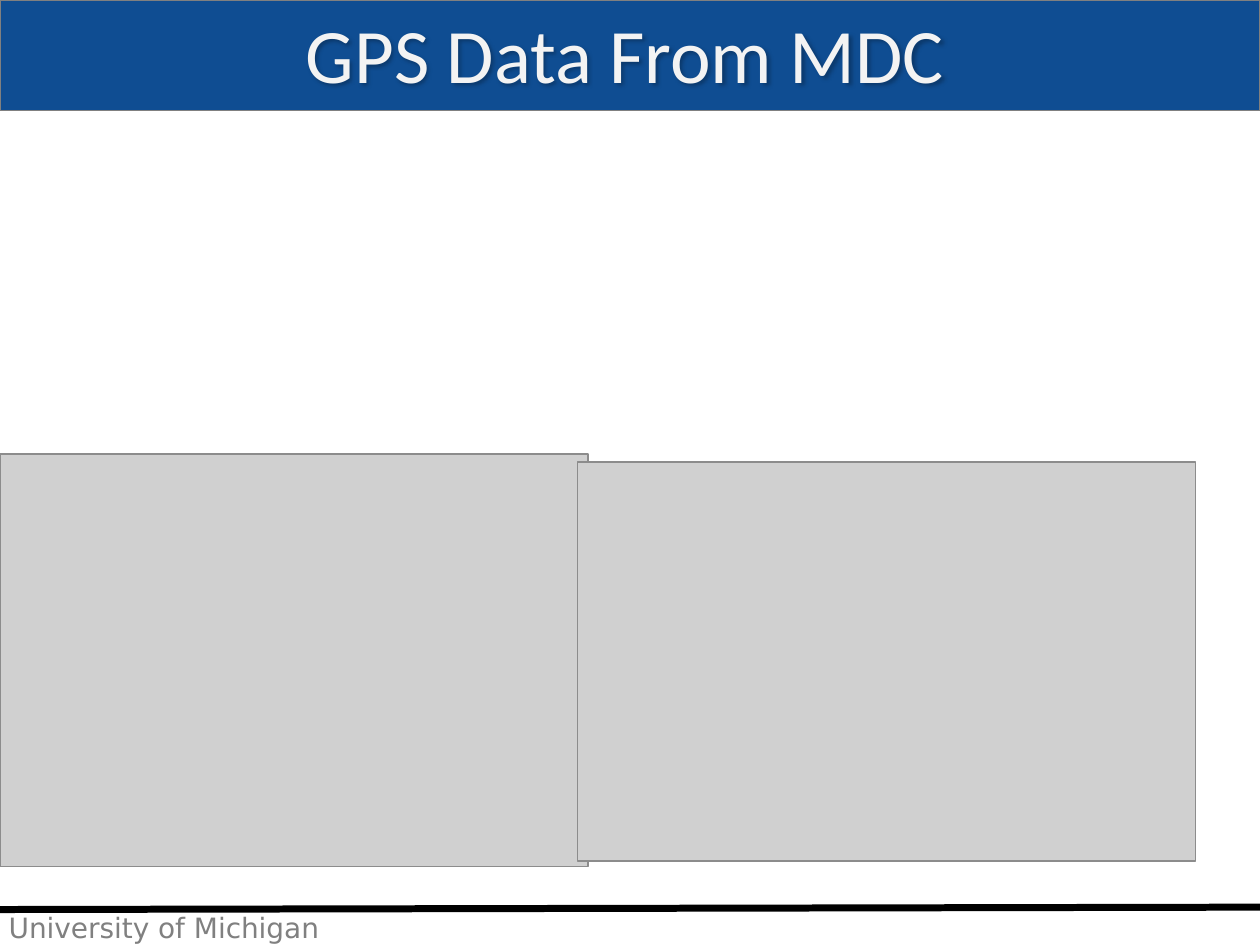
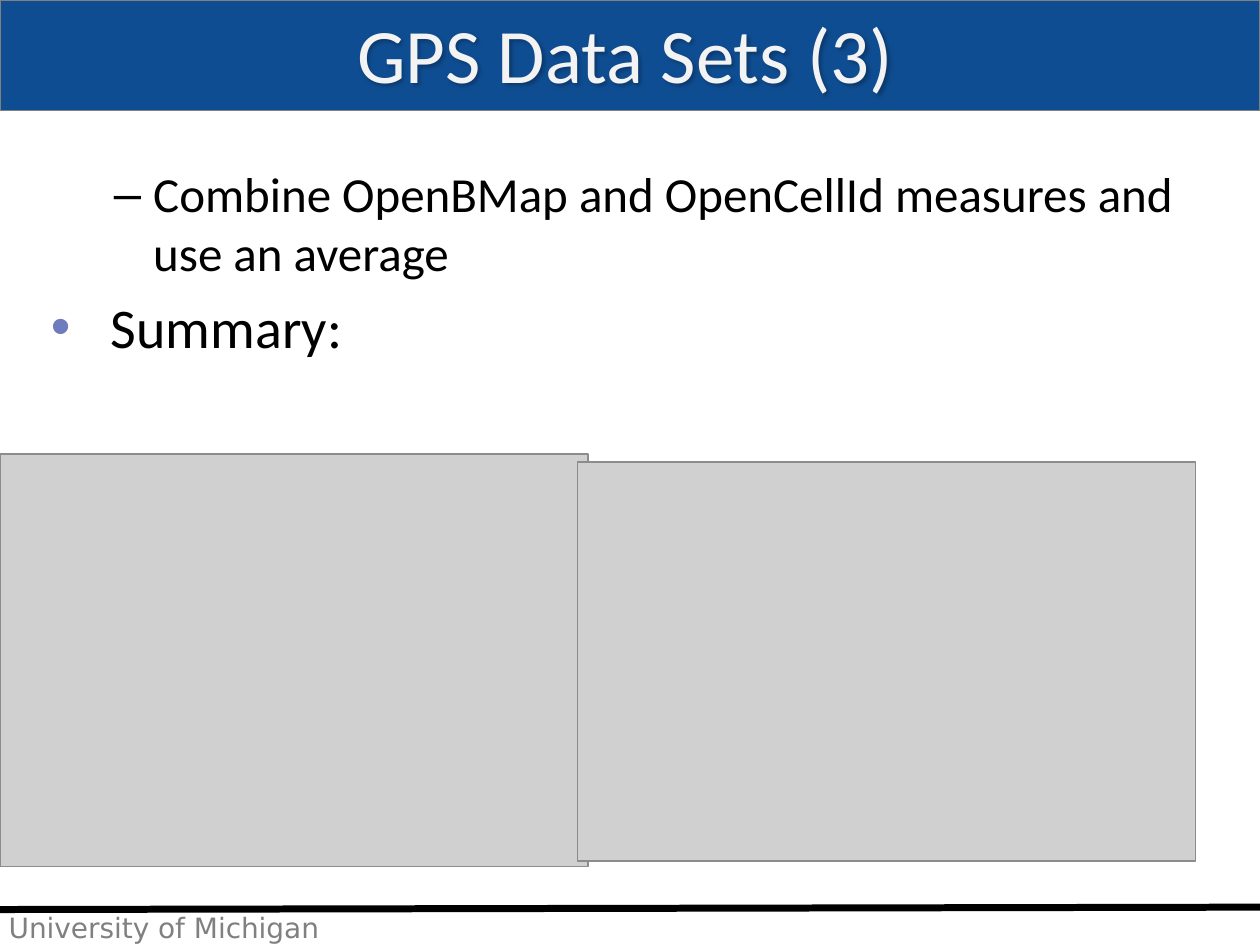
Before and after one commit to imehrdad2012/EECS589, a slide deck: slide 18 of Presentation/moradi_class19.pptx (slide 16 before the commit). Drawn at 1260x945 pixels with LibreOffice and Linux fonts; fonts in the diff are those of the drawing; grey boxes stand for pictures; background and template pictures are left out. Boxes give left, top, right and bottom in pixels: in the first picture for what was removed or moved away, otherwise in the second. Text is boxed around its words. In the diff, an @@ line names an element or a change of style, - is before the commit and + after.

```diff
--- a/Presentation/moradi_class19.pptx
+++ b/Presentation/moradi_class19.pptx
@@ title at (357,27,893,94): text changed @@
-GPS Data From MDC
+GPS Data Sets (3)
@@ text added at (111,178,1173,357), 28 pt, text #000000 @@
+  – Combine OpenBMap and OpenCellId measures and use an average
+• Summary:
```
Also in this commit, not shown: 8 other slides changed, 5 slides added, 3 slides removed.
